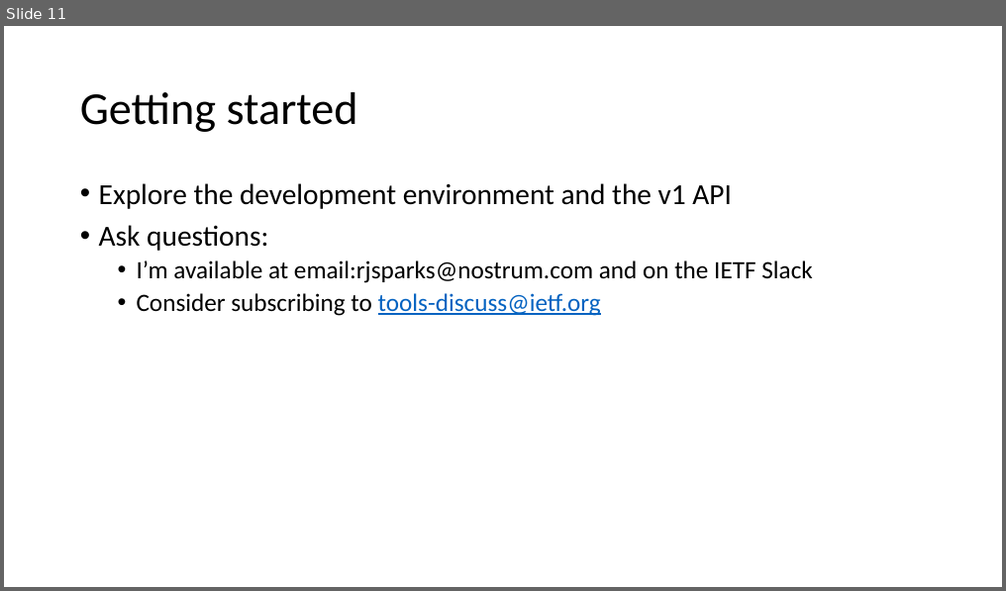
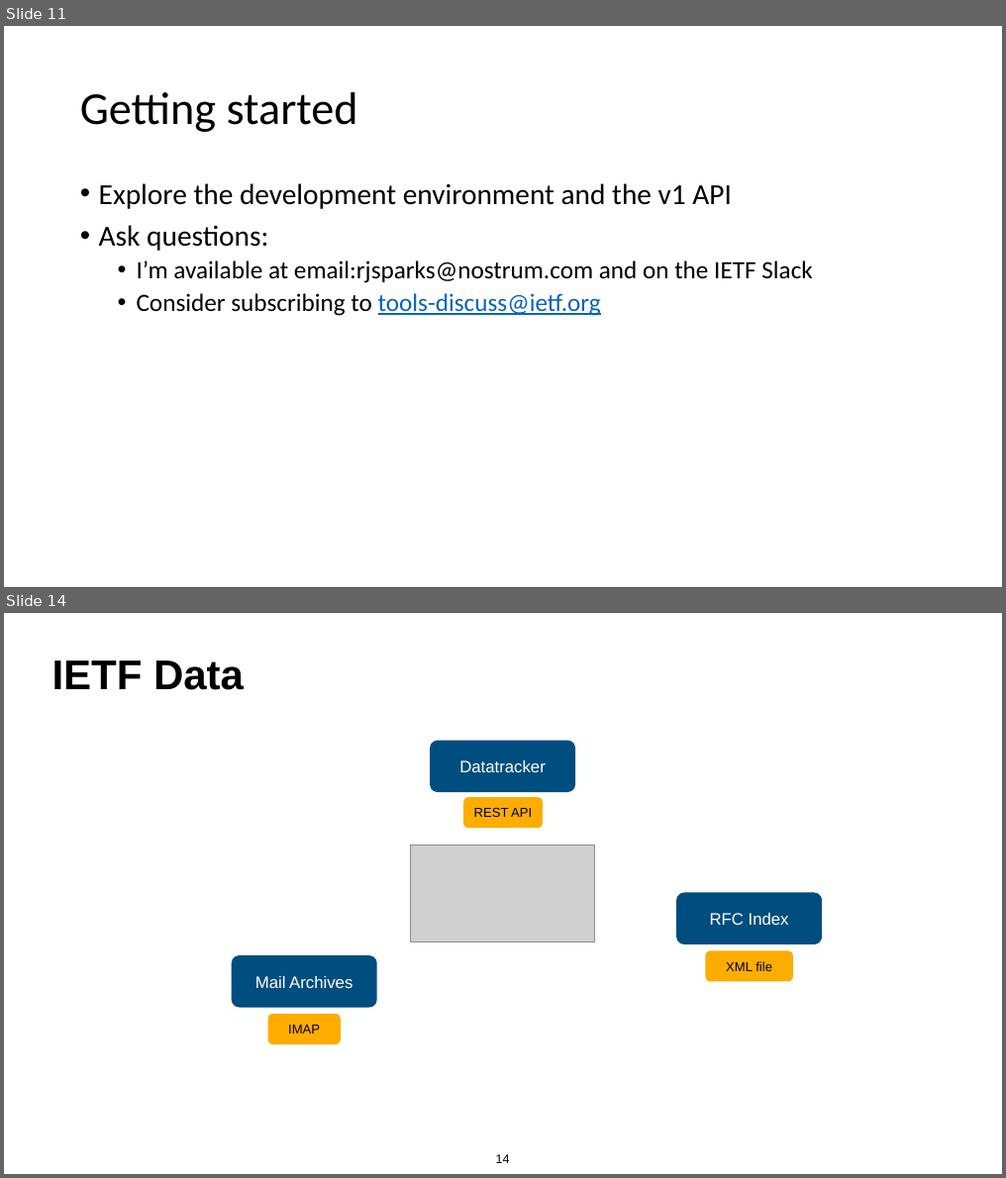
Before and after one commit to intarchboard/workshop-aid, a slide deck: slides/session1-tools/aid-session1-all.pptx. Shown one above the other, each under a label of ours: slide 11 before the commit, slides 11 and 14 after it; the slides between them are not shown. The pictures are 1006x591 and 1006x1178 pixels, drawn with LibreOffice and Linux fonts; fonts in the diff are those of the drawing; grey boxes stand for pictures. Boxes give left, top, right and bottom in pixels: in the first picture for what was removed or moved away, otherwise in the second. Text is boxed around its words. In the diff, an @@ line names an element or a change of style, - is before the commit and + after.

```diff
--- a/slides/session1-tools/aid-session1-all.pptx
+++ b/slides/session1-tools/aid-session1-all.pptx
@@ slide 14 added at (4,613,1002,1174), background #FFFFFF @@
@@ title added at (53,661,244,690), 40 pt, text #000000, bold @@
+IETF Data
@@ rounded rectangle added at (430,741,576,792), fill #004D80, 16 pt, text #FFFFFF @@
+Datatracker
@@ rounded rectangle added at (463,797,543,828), fill #FEAD00, 12.5 pt, text #000000 @@
+REST API
@@ picture added at (411,845,595,943) @@
@@ rounded rectangle added at (676,893,823,945), fill #004D80, 16 pt, text #FFFFFF @@
+RFC Index
@@ rounded rectangle added at (232,956,377,1008), fill #004D80, 16 pt, text #FFFFFF @@
+Mail Archives
@@ rounded rectangle added at (706,952,793,982), fill #FEAD00, 12.5 pt, text #000000 @@
+XML file
@@ rounded rectangle added at (268,1014,341,1045), fill #FEAD00, 12.5 pt, text #000000 @@
+IMAP
@@ page number added at (496,1155,510,1163), 12 pt, text #000000 @@
+14
```
Also in this commit, not shown: 14 other slides added, 1 other file.
